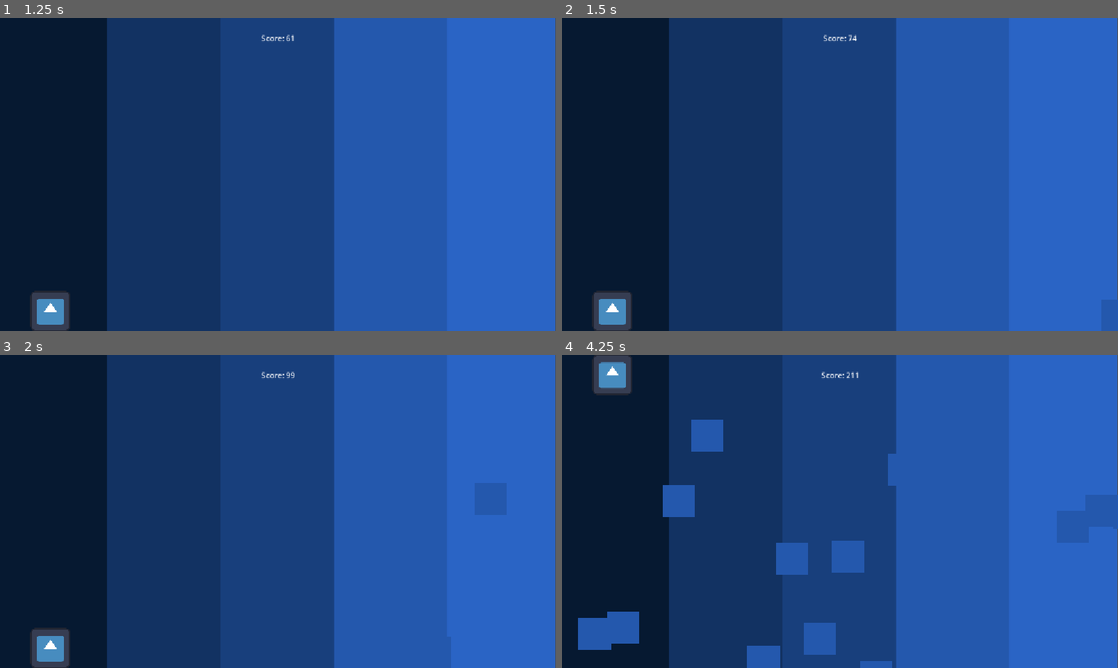
Above: before the commit, frames 1-4 (two rows, left to right).
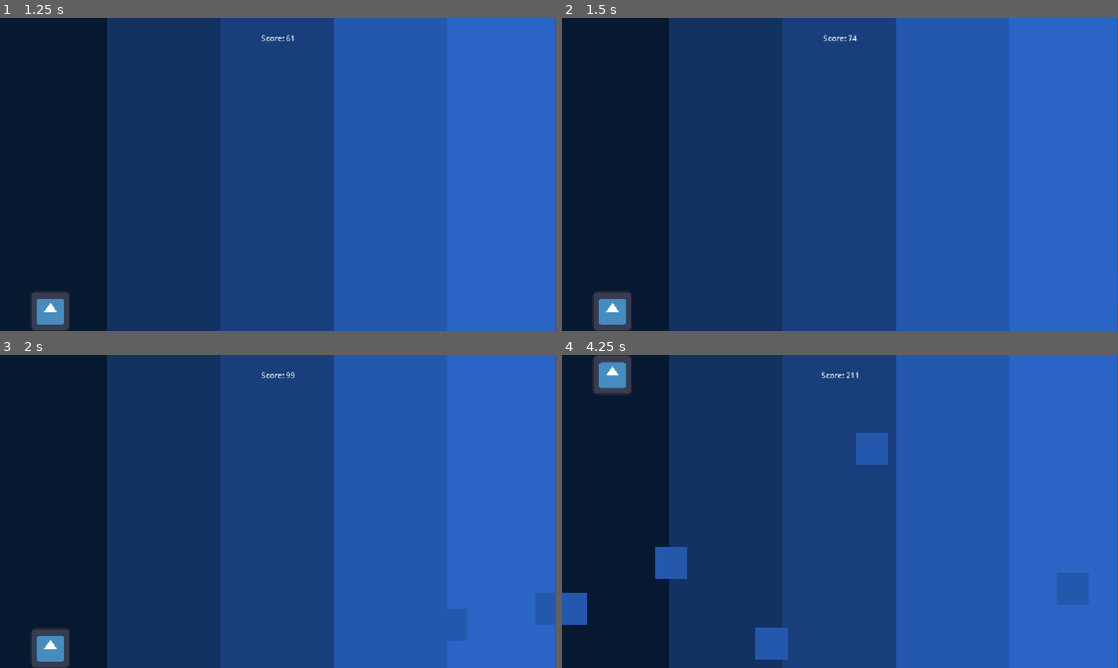
Above: after the commit, the same moments.

Repository: BaguetteLauncher31/Flow
Game: Godot game, scene res://node.tscn
Two runs of this game, one before a commit and one after it. Both use one fixed random seed, a clock stepped at 60 frames per second and the inputs below. The engine's default icon, where the game draws it, is replaced by a stand-in: a white triangle on a blue panel in a dark square.
Inputs (mouse positions are in pixels of both pictures, inside the frame that each line leads up to):
- Up to frame 1 (1.25 s): tap Enter at 0.5 s; move the mouse to (400, 158) at 0.52 s; hold Right from 0.53 s (still down); tap Alt at 0.6 s; click (400, 158) at 0.67 s
- Up to frame 2 (1.5 s): tap Space at 1.25 s; move the mouse to (728, 190) at 1.27 s; release Right at 1.28 s; hold S (down) from 1.28 s (still down); tap Shift at 1.35 s
- Up to frame 3 (2 s): keep holding S (down)
- Up to frame 4 (4.25 s): move the mouse to (895, 442) at 2.02 s; release S (down) at 2.03 s; hold Right 2.03-2.78 s; tap Alt at 2.1, 3.6 s; move the mouse to (812, 574) at 2.77 s; hold W (up) 2.78-3.53 s; tap Shift at 2.85 s; click (812, 574) at 2.92 s; move the mouse to (1006, 558) at 3.52 s; hold Left from 3.53 s (still down)

Frame 1 is identical in both runs. In frame 2, less than 0.1% of the frame differs, in the area x 99-100%, y 81-100%; in frame 3, less than 0.1%; in frame 4, 6.6%, in the area x 0-100%, y 20-100%.

Commit message:
Fixed random generation completely, and made scene reset upon deat so that obstacles don't compound

Diff:
--- a/node.gd
+++ b/node.gd
@@ -7,11 +7,11 @@
 
 func _process(delta: float) -> void:
 	spawntimer += delta
-	if spawntimer >= 0.1:
+	if spawntimer >= 0.4:
 		spawntimer = 0.0
 
 		if obstacle_scene and player:
 			var obstacle: Node2D = obstacle_scene.instantiate()
-			obstacle.global_position = Vector2(player.global_position.x + 1200, randf_range(-350, 350))
+			obstacle.global_position = Vector2(player.global_position.x + 1200, randf_range(-420, 100))
 			add_child(obstacle)
 			print("spawned: ", obstacle.global_position)
--- a/player.gd
+++ b/player.gd
@@ -24,5 +24,6 @@
 
 	if get_slide_collision_count() > 0:
 		global_position = start_position
+		get_tree().reload_current_scene()
 
 	global_position.y = clamp(global_position.y, -283, 283)
